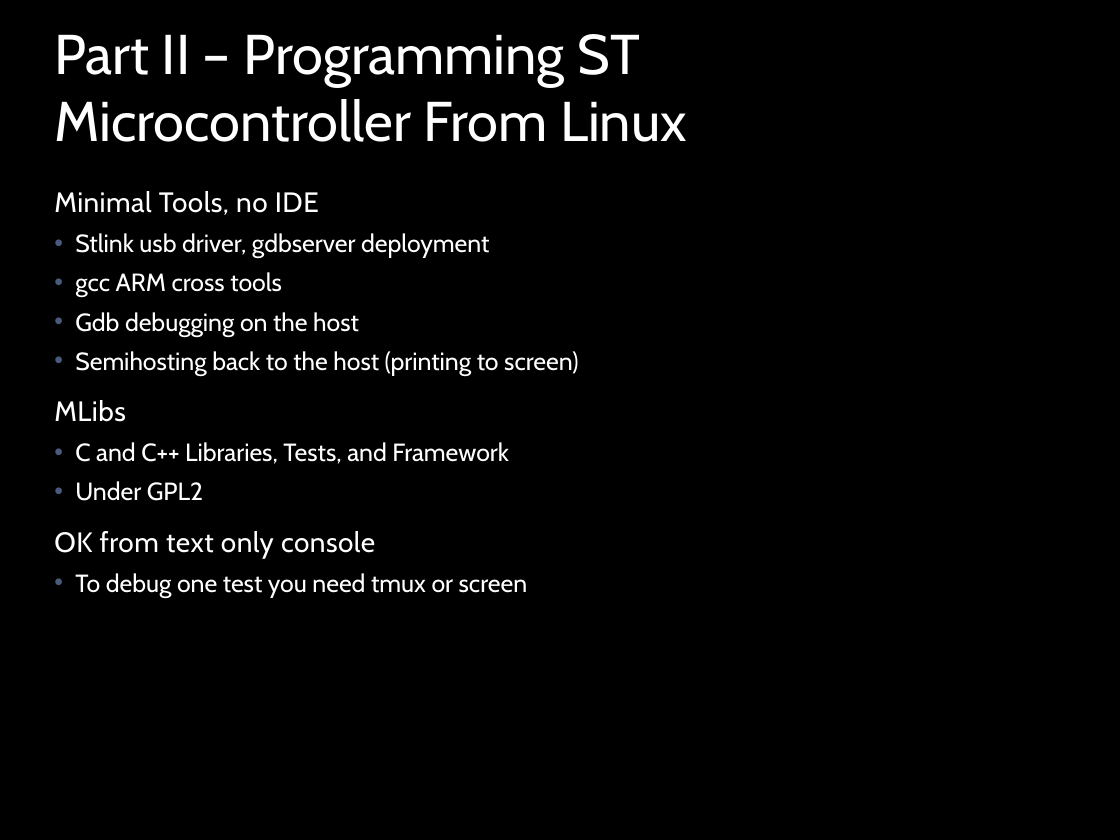
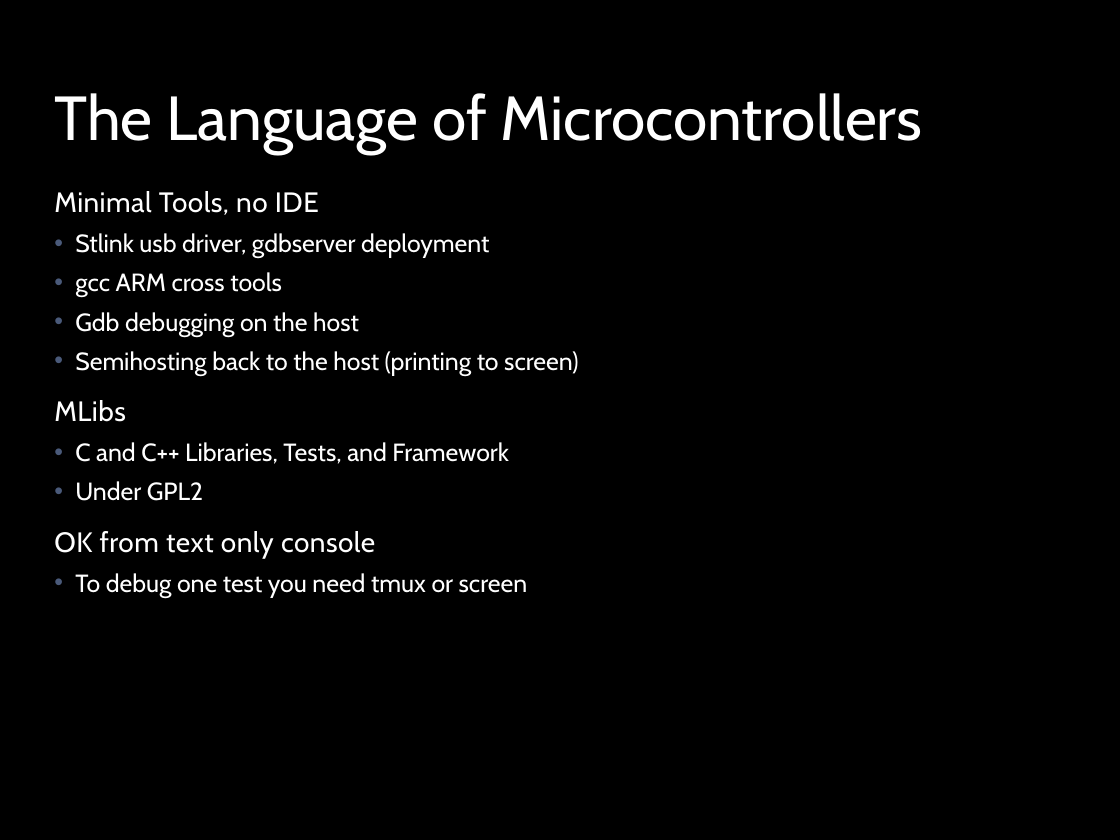
Before and after one commit to stevemac321/whyc, a slide deck: slide 14 of whyc.pptx (slide 19 before the commit). Drawn at 1120x840 pixels with LibreOffice and Linux fonts; fonts in the diff are those of the drawing; background and template pictures are left out. Boxes give left, top, right and bottom in pixels: in the first picture for what was removed or moved away, otherwise in the second. Text is boxed around its words. In the diff, an @@ line names an element or a change of style, - is before the commit and + after.

```diff
--- a/whyc.pptx
+++ b/whyc.pptx
@@ title at bbox=[54, 93, 923, 155]: text changed; size 36 to 40 pt @@
-Part II – Programming ST Microcontroller From Linux
+The Language of Microcontrollers
```
Also in this commit, not shown: 6 other slides changed, 4 slides added, 2 slides removed.
